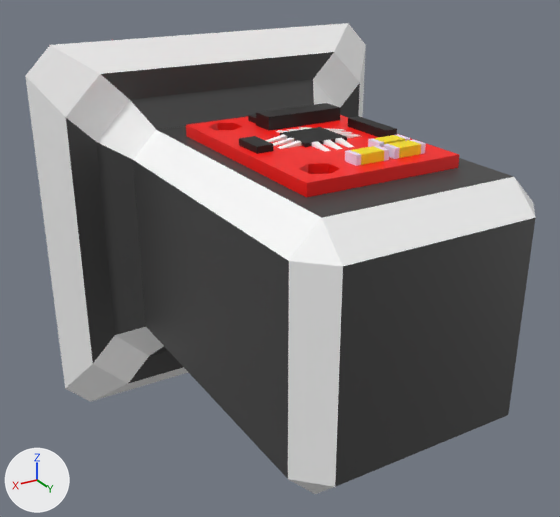
The Blender file Assets/Player/Building Mechanic/Pieces/IMUSensorPiece/IMUSensorPiece.blend: old version first, new version second.
The view is the same before and after, from a 50 mm lens placed at (0.883, 1.34, 0.704), pointed at (0.027, -0.087, -0.009). The axes (+X, +Y, +Z) are drawn at lower left. The lights are the same throughout.

Script lines for the objects in view, before the commit:
```python
me_cube = bpy.data.meshes.new('Cube')
me_cube.from_pydata(...)  # 626 vertices, 498 faces; spans x -0.485..0.464, y -0.532..0.414, z -0.493..0.456
# faces by material slot: [429, 69]
me_cube.materials.append(mat_imusensors_mat)  # picture img_imusensors_texture_png
me_cube.materials.append(mat_imusensor_mat)  # picture img_imusensormain_texture
ob_cube = bpy.data.objects.new('Cube', me_cube)
ob_cube.location = (0.0, 0.0, 0.0)
```
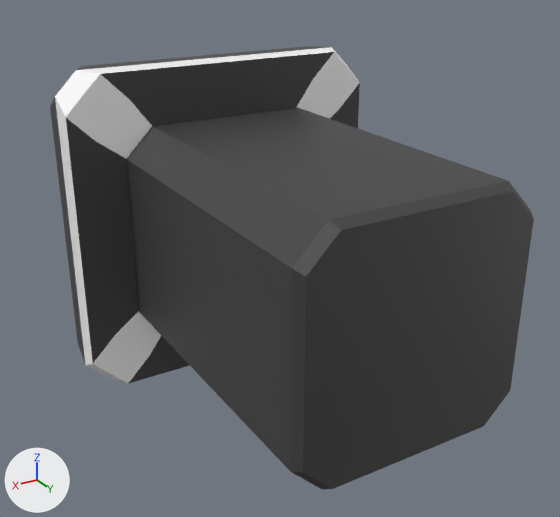
What differs and where, as boxes (x1, y1, x2, y2) in the pictures (560 x 517 px):
'Cube', reshaped
    before: (25, 23, 536, 494)
    after: (50, 46, 534, 489)
part 1 of me_cube, added
    after: (126, 107, 534, 489)
part 2 of me_cube, deleted (red)
    before: (186, 103, 459, 197)
part 3 of me_cube, cut back
    before: (25, 23, 536, 494)
    after: (50, 46, 358, 383)

Edits to the bpy script that builds the scene:
```text
Change me_cube:
    used by ob_cube; location = (0.0, 0.0, 0.0)
    remove me_cube.from_pydata(...)  # 626 vertices, 498 faces; spans x -0.485..0.464, y -0.532..0.414, z -0.493..0.456
    add me_cube.from_pydata(...)  # 273 vertices, 206 faces; spans x -0.424..0.403, y -0.532..0.373, z -0.432..0.395
    me_cube part 1: a new loose piece of 24 vertices spanning x -0.287..0.266, y -0.406..0.373, z -0.295..0.258, in mat_imusensor_mat (picture img_imusensormain_texture)
    me_cube part 2: 11 loose pieces with 353 vertices, spanning x -0.181..0.175, y -0.252..0.251, z -0.333..0.32, are deleted
    me_cube part 3
    40 vertices are removed from x -0.485..0.464, y -0.532..0.414, z -0.493..0.456
    58 faces are deleted
    16 vertices are added at x -0.424..0.403, y -0.469..-0.406, z -0.432..0.395
    25 new faces join them, mat_imusensor_mat (picture img_imusensormain_texture)
```
